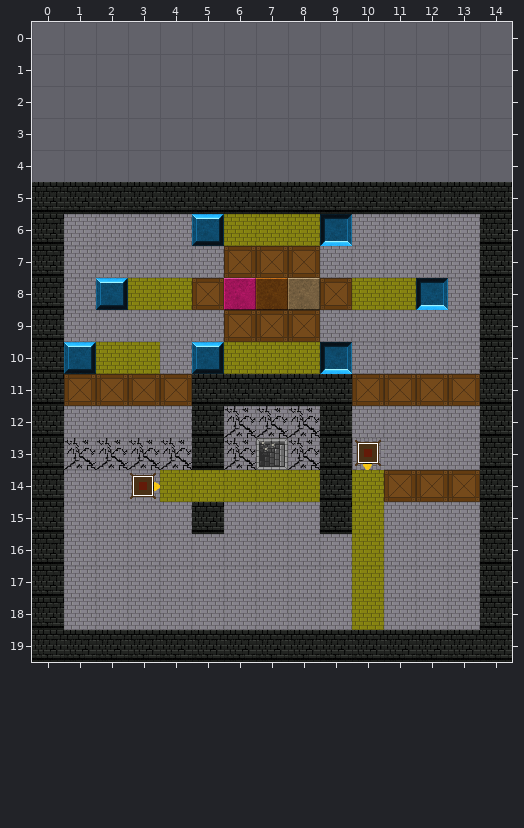
Two versions of a level (Tiled map (JSON), public/assets/levels/level5.json). This is how it looked before the edit.
Cells are 32x32 px. Shown: x 0..14, y 0..19. The old version is drawn lined up with the new one.
New version:
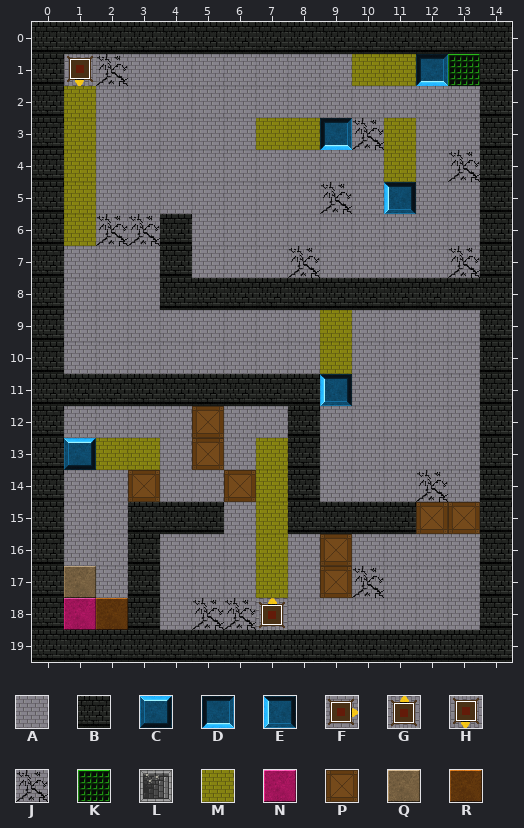
Key: from "tilesBackground": A 0, B 19, C 33, D 33 turned 180, E 33 turned 270, F 47, G 47 turned 270, H 47 turned 90, J 60, K 62, L 63, M 70, N 98, P 110, Q 112, R 126.
_ is an empty cell.
From old to new:
map size 15x15 -> 15x20 cells (old content now starts at 0,5; both pictures use the new coordinates)
Layer "backgroundLayer":
The author put tile A in row 1 at x 3 to 9; in row 2 at x 2 to 13; in row 3 at x 2 to 6 and 12 to 13; in row 4 at x 2 to 10 and 12.
Layer "blockedLayer":
The author put tile B in row 0 at x 0 to 14; in rows 1 to 4 at x 0 and 14; in rows 6 to 7 at x 4; in row 8 at x 4 to 13; in row 11 at x 1 to 4; in rows 12 to 14 at x 8.
The author put tile B in row 15 at x 3 to 4, 8 and 10 to 11; in rows 16 to 18 at x 3.
The tile that lay hidden is removed in row 14 at x 5.
Tile B is removed in row 5 at x 1 to 13; in row 11 at x 9; in rows 12 to 13 at x 5 and 9; in row 14 at x 9.
Layer "winLayer":
The author put tile K in row 1 at x 13.
Tile L is removed in row 13 at x 7.
Layer "crackedLayer":
The author put tile J in row 1 at x 2; in row 3 at x 10; in row 4 at x 13; in row 5 at x 9; in row 6 at x 2 to 3; in row 7 at x 8 and 13.
The author put tile J in row 14 at x 12; in row 17 at x 10; in row 18 at x 5 to 6.
The tile that lay hidden is removed in row 14 at x 8.
Tile J is removed in row 12 at x 6 to 8; in row 13 at x 1 to 4, 6 and 8.
Layer "moveableLayer":
The author put tile P in rows 12 to 13 at x 5; in row 14 at x 3 and 6; in row 15 at x 12 to 13; in rows 16 to 17 at x 9.
The tile that lay hidden is removed in row 14 at x 10.
Tile P is removed in row 7 at x 6 to 8; in row 8 at x 5 and 9; in row 9 at x 6 to 8; in row 11 at x 1 to 4 and 10 to 13; in row 14 at x 11 to 13.
Layer "guardLayer":
The author put tile C in row 13 at x 1.
The author put tile D in row 1 at x 12; in row 3 at x 9.
The author put tile E in row 5 at x 11; in row 11 at x 9.
The author put tile G in row 18 at x 7.
The author put tile H in row 1 at x 1.
Tile C is removed in row 6 at x 5; in row 8 at x 2; in row 10 at x 1 and 5.
Tile D is removed in row 6 at x 9; in row 8 at x 12; in row 10 at x 9.
Tile F is removed in row 14 at x 3.
Tile H is removed in row 13 at x 10.
Layer "lightLayer":
The author put tile M in row 1 at x 10 to 11; in row 2 at x 1; in row 3 at x 1, 7 to 8 and 11; in row 4 at x 1 and 11; in rows 5 to 6 at x 1; in rows 9 to 10 at x 9.
The author put tile M in row 13 at x 2 to 3 and 7; in rows 15 to 17 at x 7.
Tile M is removed in row 6 at x 6 to 8; in row 8 at x 3 to 4 and 10 to 11; in row 10 at x 2 to 3 and 6 to 8; in row 14 at x 4 to 6, 8 and 10; in rows 15 to 18 at x 10.
Layer "startLayer":
The author put tile N in row 18 at x 1.
The author put tile Q in row 17 at x 1.
The author put tile R in row 18 at x 2.
Tile N is removed in row 8 at x 6.
Tile Q is removed in row 8 at x 8.
Tile R is removed in row 8 at x 7.
Boxes around the changes in both pictures, in picture pixels (x1, y1, x2, y2):
changed: (32, 22, 512, 630)
